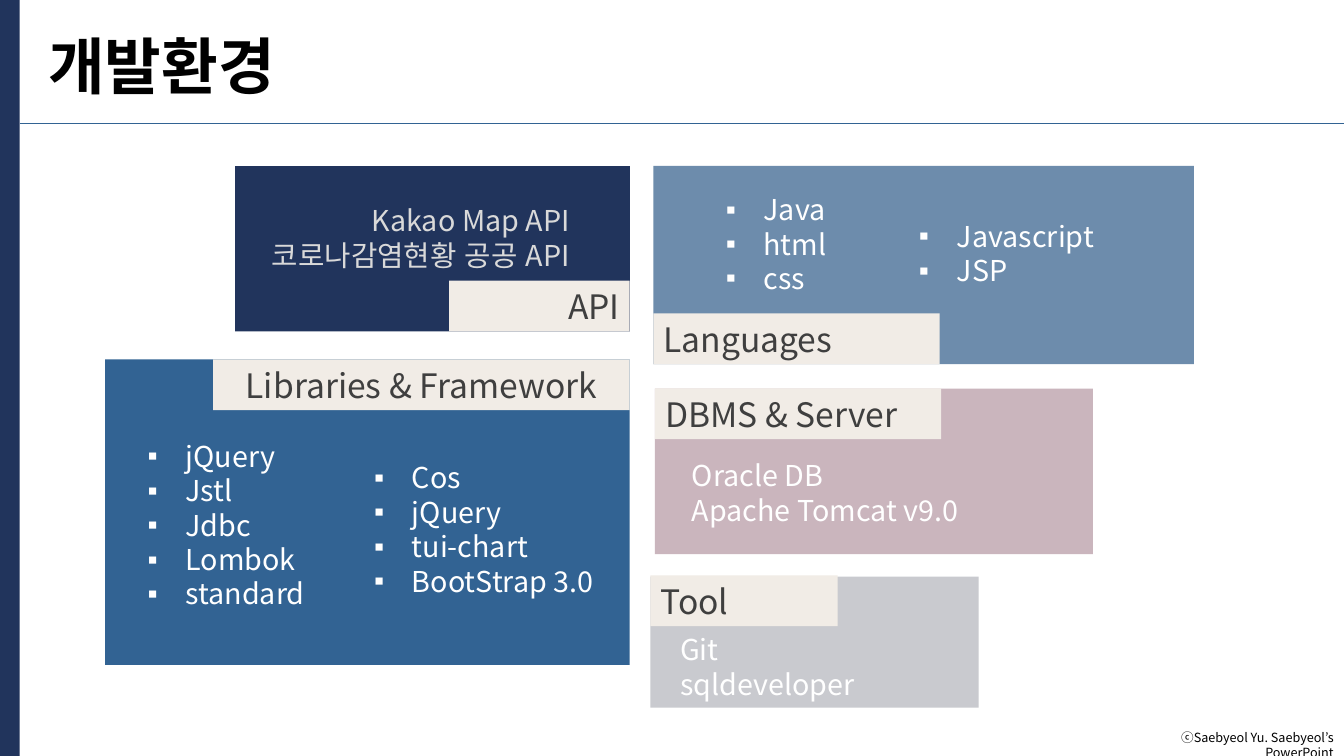
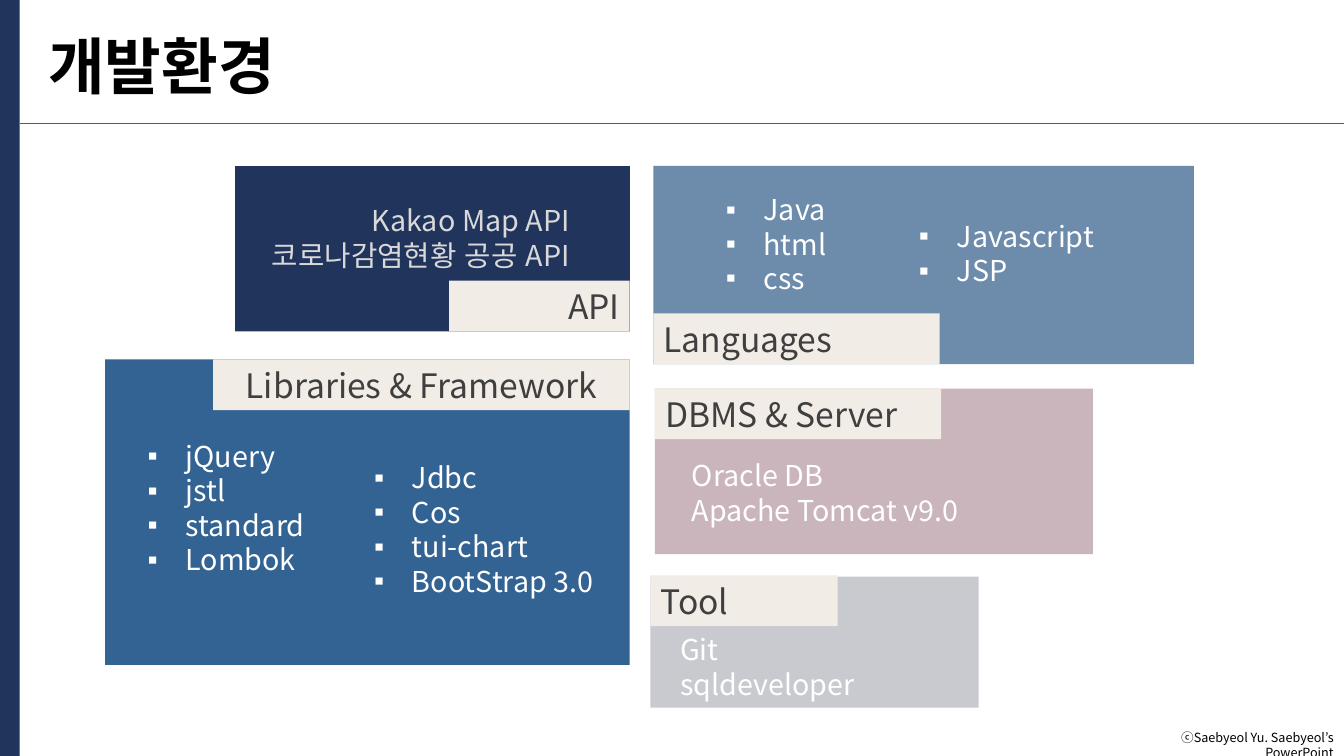
Before and after one commit to JunBeom11/KH_Semi, a slide deck: slide 10 of doc/in코로나_v4.0.pptx. Drawn at 1344x756 pixels with LibreOffice and Linux fonts; fonts in the diff are those of the drawing. Boxes give left, top, right and bottom in pixels: in the first picture for what was removed or moved away, otherwise in the second. Text is boxed around its words. In the diff, an @@ line names an element or a change of style, - is before the commit and + after.

```diff
--- a/doc/in코로나_v4.0.pptx
+++ b/doc/in코로나_v4.0.pptx
@@ text at <box>186,472,305,537</box>: text changed @@
-▪ Jstl
-▪ Jdbc
+▪ jstl
+▪ standard
@@ text at <box>412,465,478,489</box>: paragraph added @@
+▪ Jdbc
@@ text at <box>412,501,501,530</box>: paragraph removed @@
-▪ jQuery
@@ text at <box>186,581,305,605</box>: paragraph removed @@
-▪ standard
```
Also in this commit, not shown: 1 other file.
